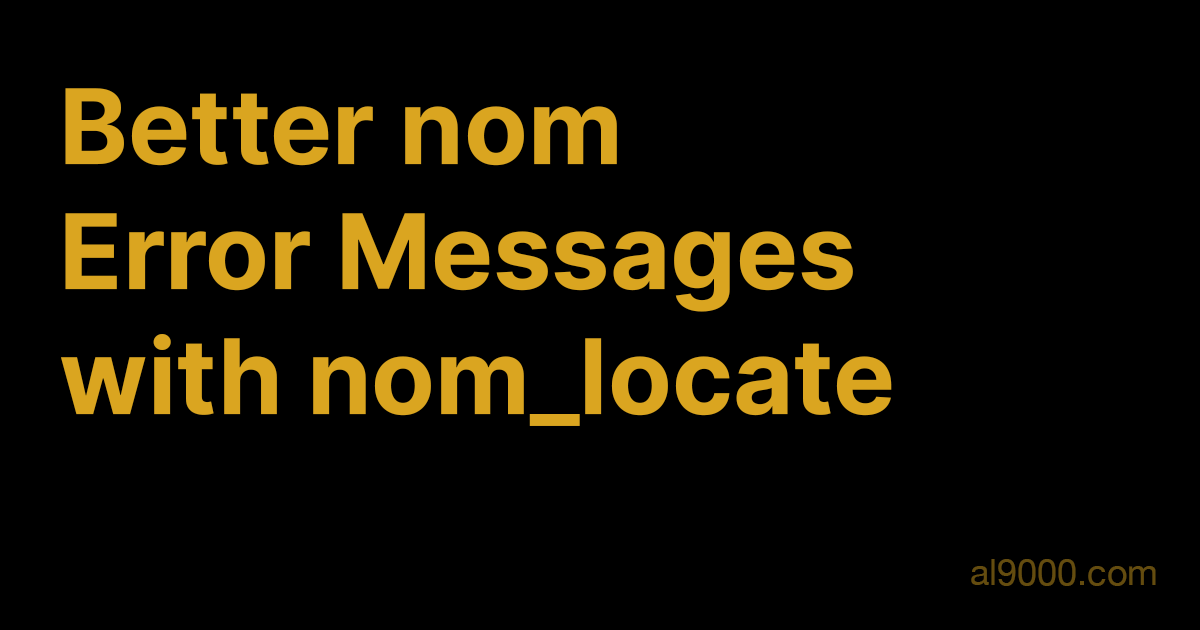
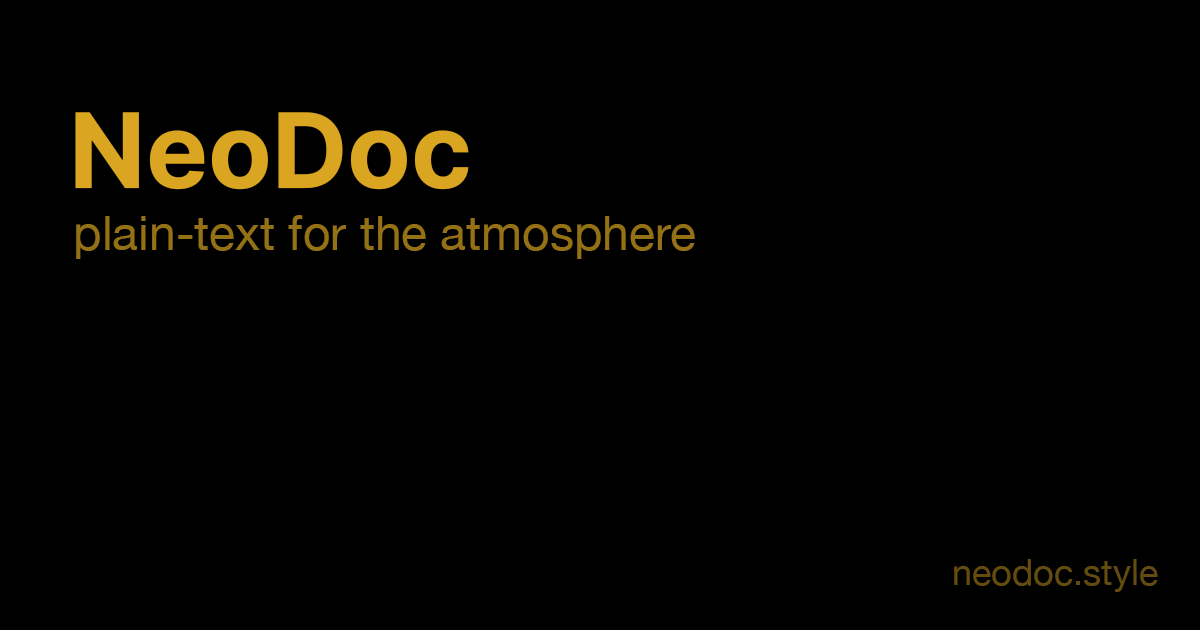
The second (1200, 630) image is a revision of the first. Changes to its layers:
renamed "an upcoming content lexicon for the AT Proto Atmosphere" to "plain-text for the atmosphere", showed it, opacity 100% → 60%, painted on it over [61, 215, 754, 426]
hid "al9000.com" over [971, 559, 1156, 586]
showed "neodoc.style" over [954, 559, 1158, 592]
renamed "Better nom Error Messages with nom_locate" to "NeoDoc", painted on it over [61, 88, 892, 426]